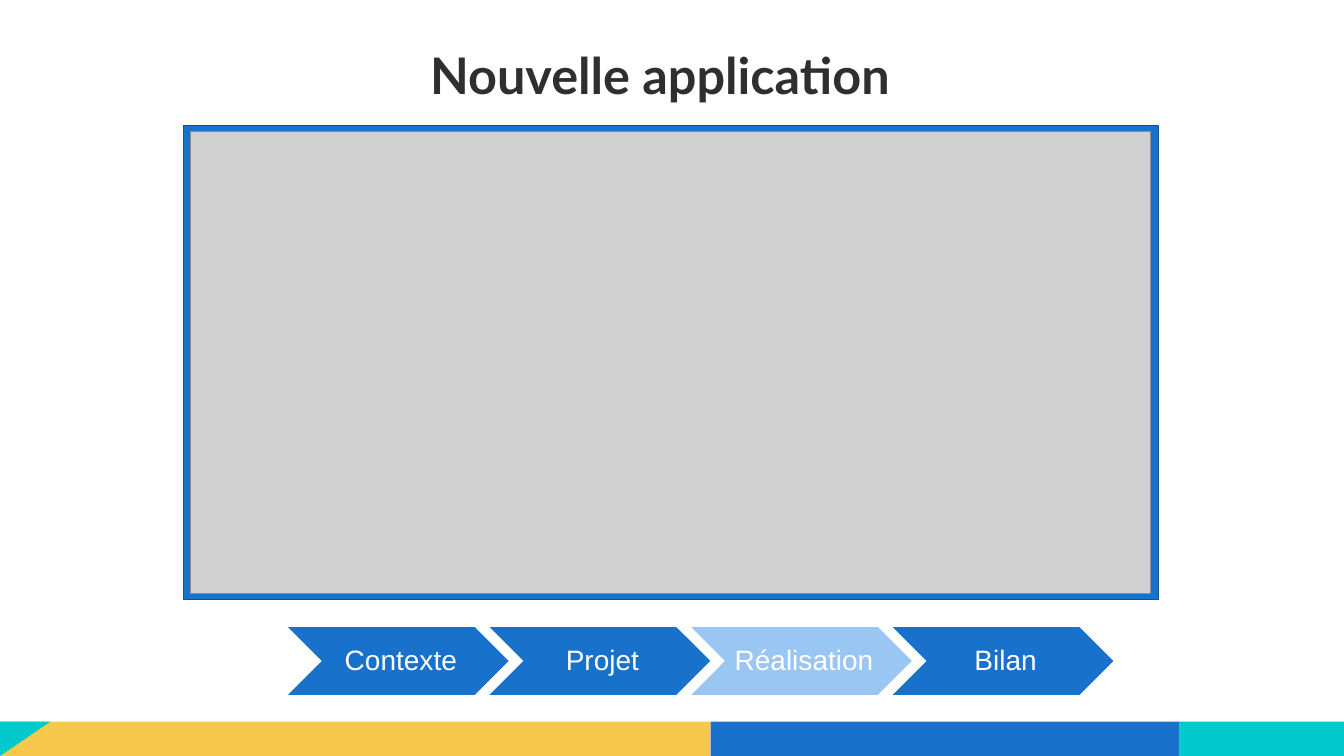
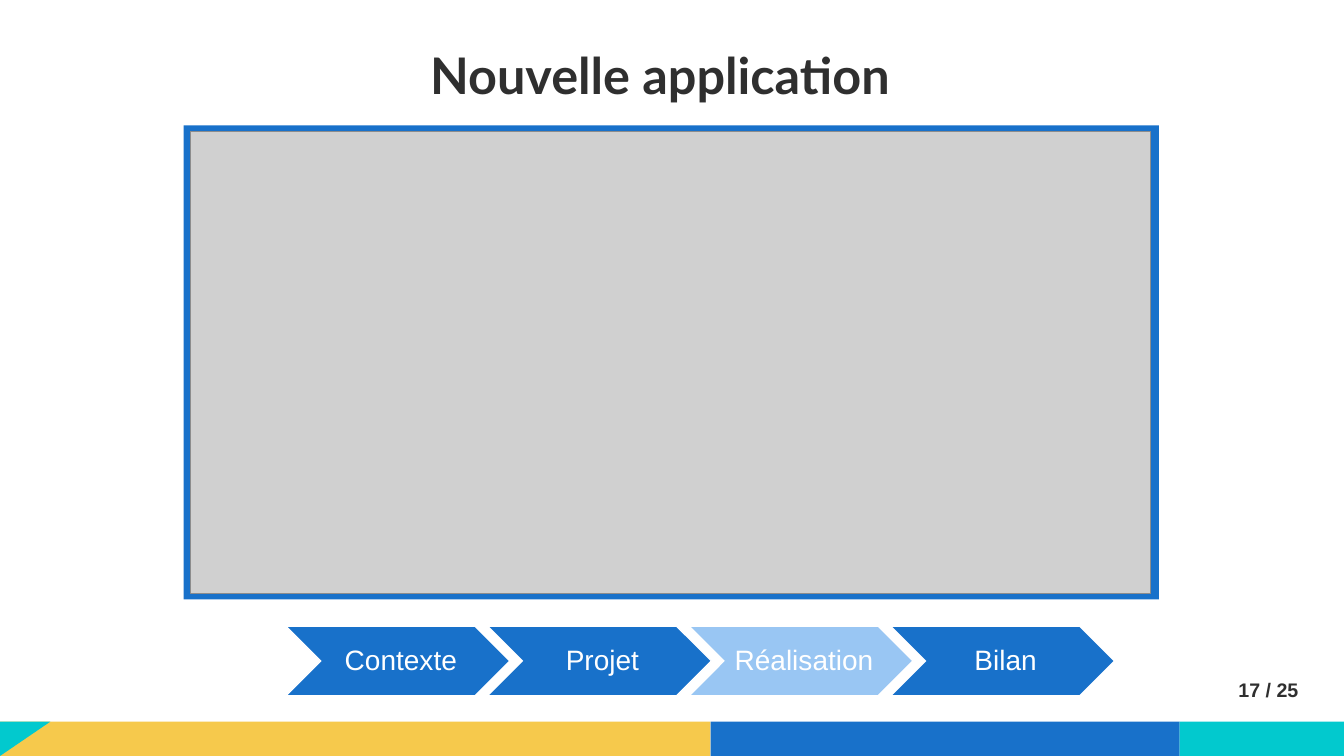
Before and after one commit to MAGREMENT/Memoire, a slide deck: slide 17 of Présentation.pptx (slide 15 before the commit). Drawn at 1344x756 pixels with LibreOffice and Linux fonts; fonts in the diff are those of the drawing; grey boxes stand for pictures. Boxes give left, top, right and bottom in pixels: in the first picture for what was removed or moved away, otherwise in the second. Text is boxed around its words. In the diff, an @@ line names an element or a change of style, - is before the commit and + after.

```diff
--- a/Présentation.pptx
+++ b/Présentation.pptx
@@ rectangle at (x1=184, y1=125, x2=1158, y2=599): outline #125495 1 pt to none @@
@@ text added at (x1=1238, y1=683, x2=1299, y2=697), 14 pt, text #2F2F2F, bold @@
+17 / 25
```
Also in this commit, not shown: 20 other slides changed, 13 slides added, 1 slide removed, 1 other file.
